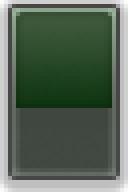
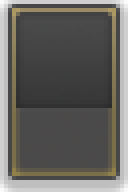
Before/after of a (128, 192) layered artwork. What changed in the layer stack:
hid group "out" (4 layers) over [12, 8, 116, 176]
hid "Rectangle 2 copy 2" (1st of 2, in "out"), painted on it over [16, 12, 112, 108]
hid "Rectangle 1 copy 2" (1st of 2, in "out"), painted on it over [12, 8, 116, 176]
showed group "default" (4 layers) over [12, 8, 116, 176]
showed "Rectangle 2 copy", painted on it over [16, 12, 112, 108]
showed "Rectangle 1 copy", painted on it over [12, 8, 116, 176]
